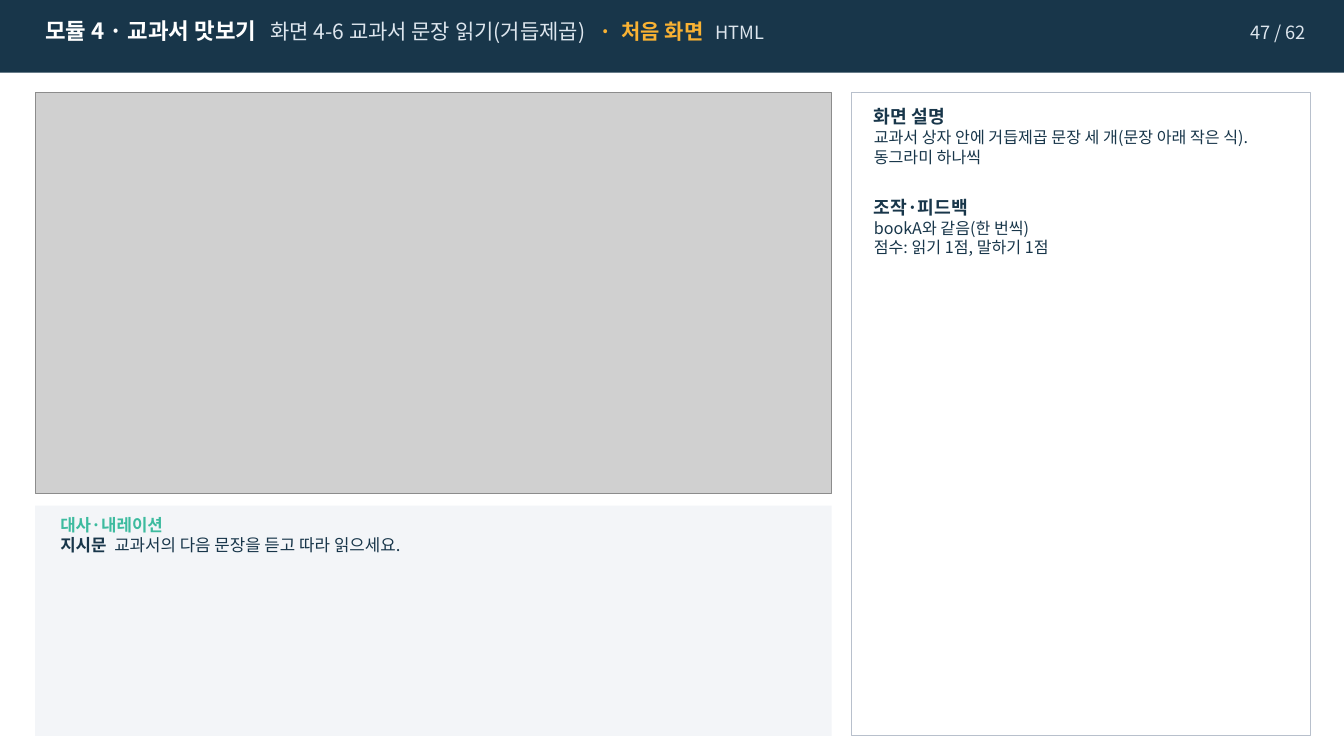
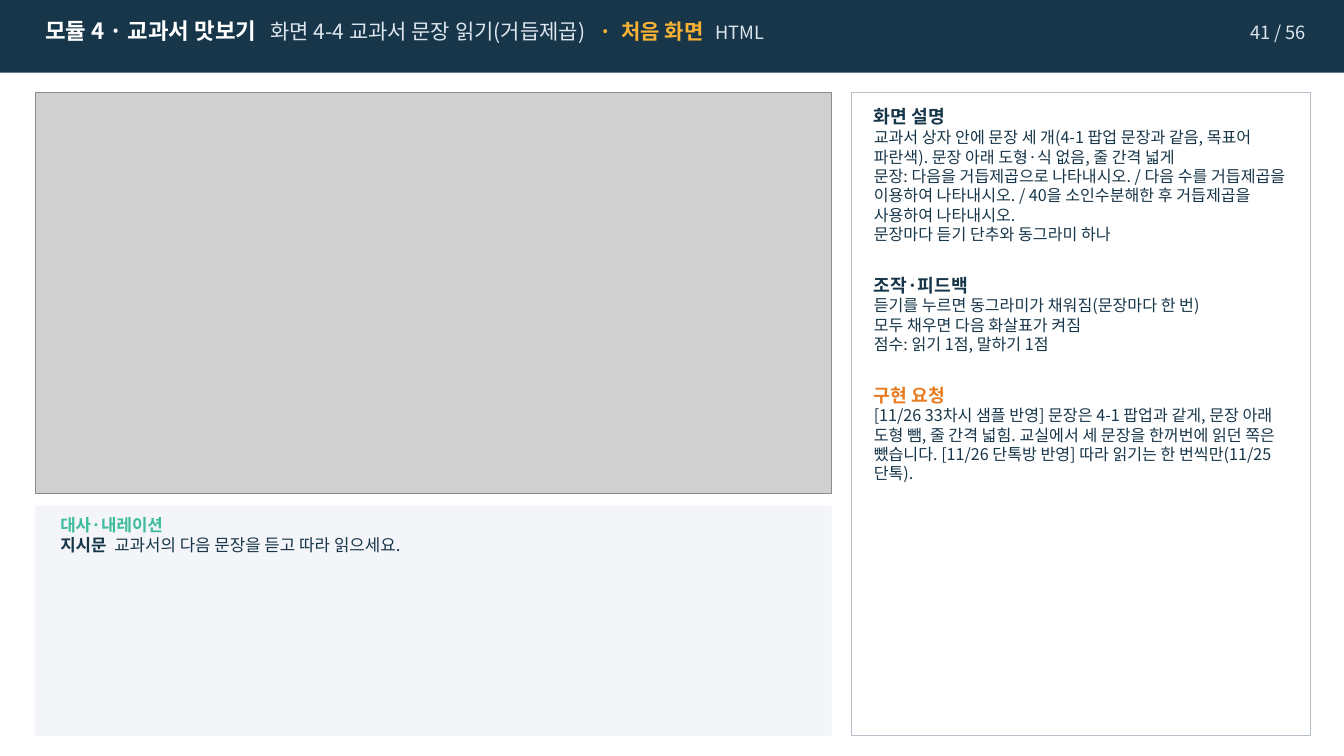
Before and after one commit to j333333766-hub/ksl-math-vocab-kit, a slide deck: slide 41 of 샘플/07차시_소인수분해_조창현_v7-1_스토리보드.pptx (slide 47 before the commit). Drawn at 1344x756 pixels with LibreOffice and Linux fonts; fonts in the diff are those of the drawing; grey boxes stand for pictures. Boxes give left, top, right and bottom in pixels: in the first picture for what was removed or moved away, otherwise in the second. Text is boxed around its words. In the diff, an @@ line names an element or a change of style, - is before the commit and + after.

```diff
--- a/샘플/07차시_소인수분해_조창현_v7-1_스토리보드.pptx
+++ b/샘플/07차시_소인수분해_조창현_v7-1_스토리보드.pptx
@@ text at (x1=45, y1=20, x2=765, y2=43): text changed @@
-모듈 4 · 교과서 맛보기 화면 4-6 교과서 문장 읽기(거듭제곱) · 처음 화면 HTML
+모듈 4 · 교과서 맛보기 화면 4-4 교과서 문장 읽기(거듭제곱) · 처음 화면 HTML
@@ text at (x1=1250, y1=25, x2=1305, y2=39): text changed @@
-47 / 62
+41 / 56
@@ text at (x1=874, y1=129, x2=1285, y2=242): text changed @@
-교과서 상자 안에 거듭제곱 문장 세 개(문장 아래 작은 식). 동그라미 하나씩
+교과서 상자 안에 문장 세 개(4-1 팝업 문장과 같음, 목표어 파란색). 문장 아래 도형·식 없음, 줄 간격 넓게
+문장: 다음을 거듭제곱으로 나타내시오. / 다음 수를 거듭제곱을 이용하여 나타내시오. / 40을 소인수분해한 후 거듭제곱을 사용하여 나타내시오.
+문장마다 듣기 단추와 동그라미 하나
@@ text at (x1=874, y1=297, x2=1199, y2=333): text changed @@
-bookA와 같음(한 번씩)
+듣기를 누르면 동그라미가 채워짐(문장마다 한 번)
+모두 채우면 다음 화살표가 켜짐
@@ text at (x1=874, y1=386, x2=1275, y2=482): paragraphs added @@
+구현 요청
+[11/26 33차시 샘플 반영] 문장은 4-1 팝업과 같게, 문장 아래 도형 뺌, 줄 간격 넓힘. 교실에서 세 문장을 한꺼번에 읽던 쪽은 뺐습니다. [11/26 단톡방 반영] 따라 읽기는 한 번씩만(11/25 단톡).
```
Also in this commit, not shown: 58 other slides changed, 7 slides removed, 10 other files.
